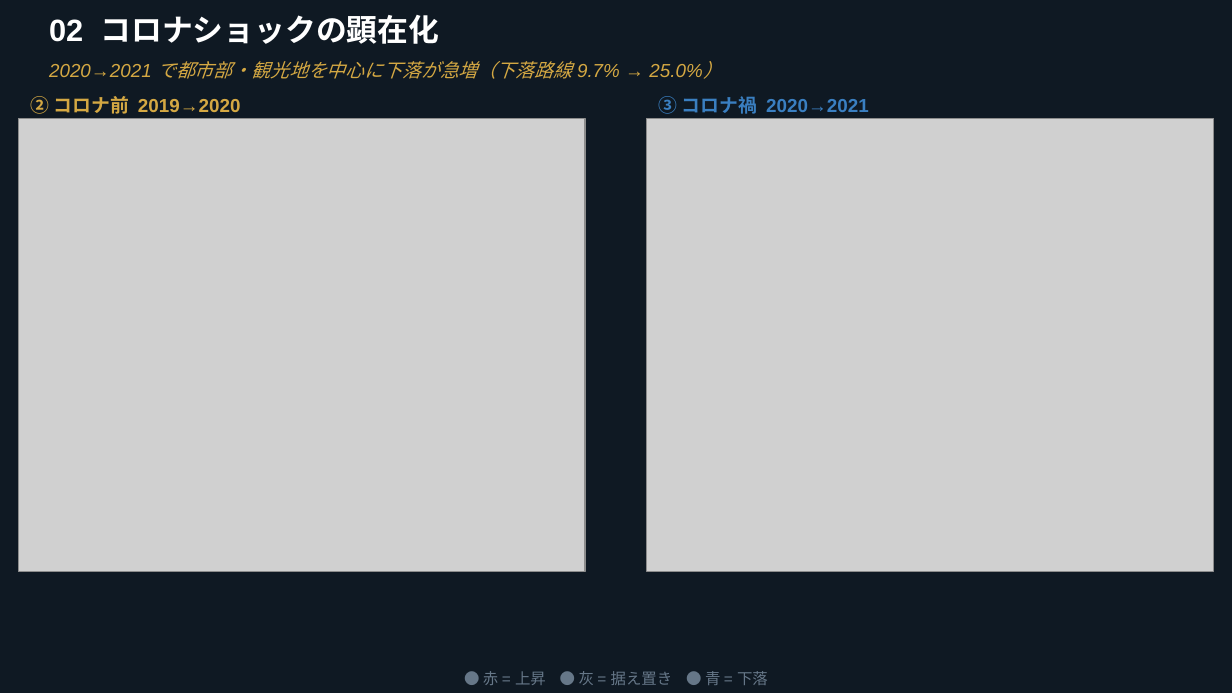
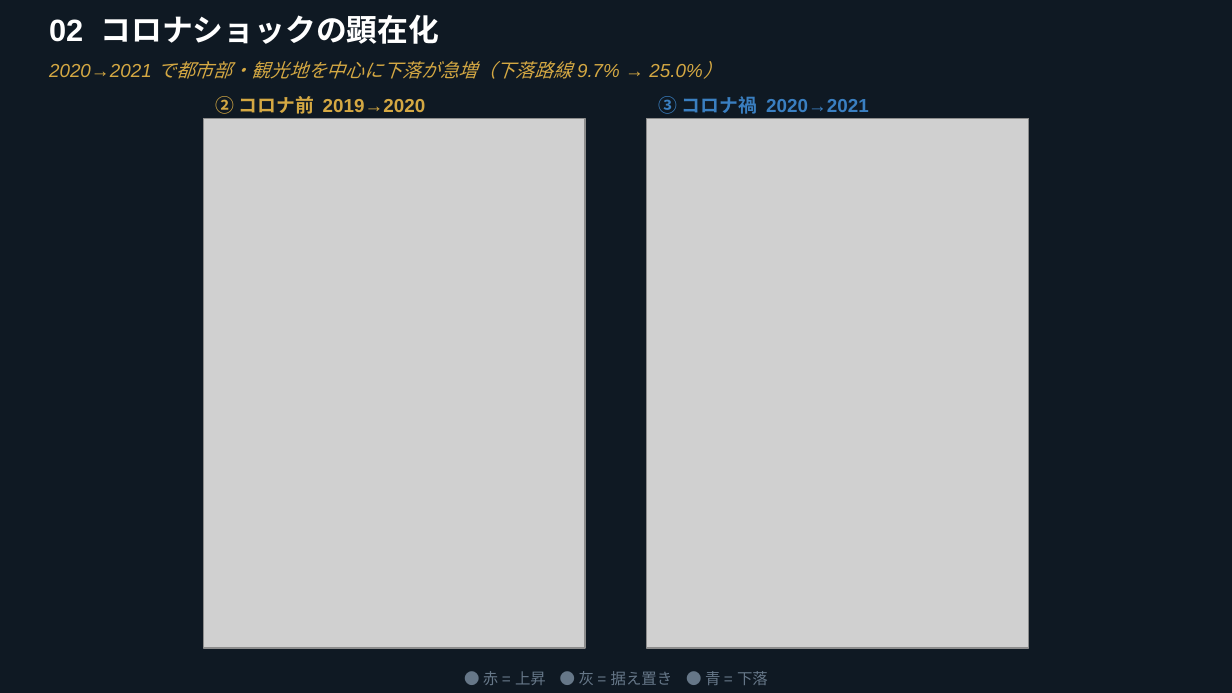
Before and after one commit to kasugayuji0716-art/rex-land-price-analysis, a slide deck: slide 6 of outputs/PBL発表_v2.pptx. Drawn at 1232x693 pixels with LibreOffice and Linux fonts; fonts in the diff are those of the drawing; grey boxes stand for pictures. Boxes give left, top, right and bottom in pixels: in the first picture for what was removed or moved away, otherwise in the second. Text is boxed around its words. In the diff, an @@ line names an element or a change of style, - is before the commit and + after.

```diff
--- a/outputs/PBL発表_v2.pptx
+++ b/outputs/PBL発表_v2.pptx
@@ text "② コロナ前 2019→2020": place and size @@
-text "② コロナ前 2019→2020" at bbox=[31, 96, 241, 114]
+text "② コロナ前 2019→2020" at bbox=[215, 96, 426, 114]
@@ picture: place and size @@
-picture at bbox=[18, 118, 585, 572]
+picture at bbox=[203, 118, 585, 648]
@@ picture: place and size @@
-picture at bbox=[647, 118, 1214, 572]
+picture at bbox=[647, 118, 1029, 648]
```
Also in this commit, not shown: 7 other slides changed, 1 other file.
